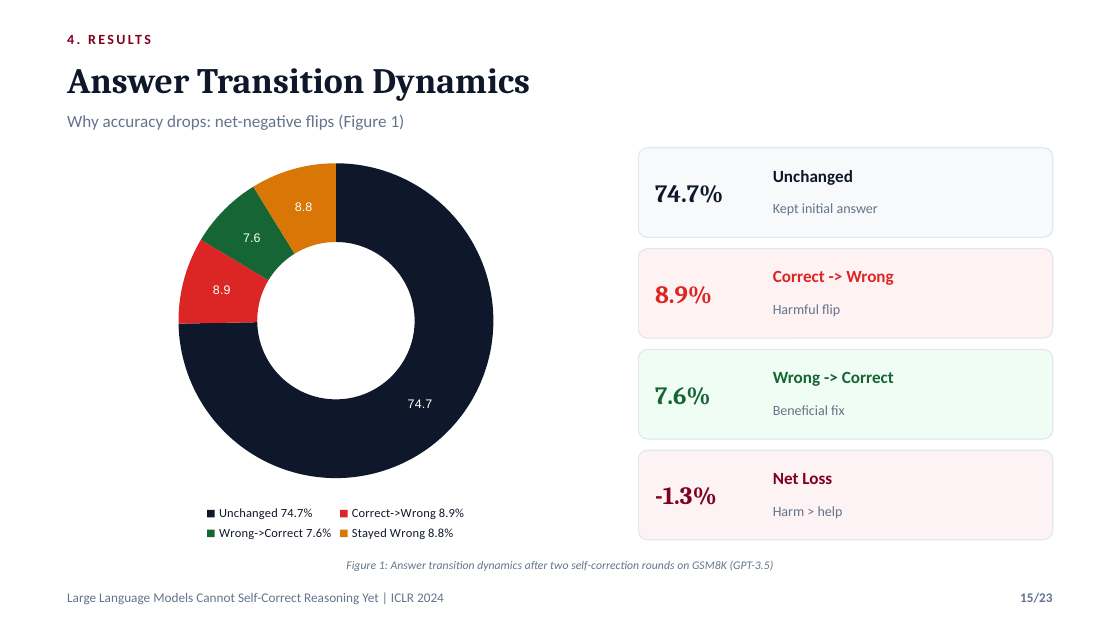
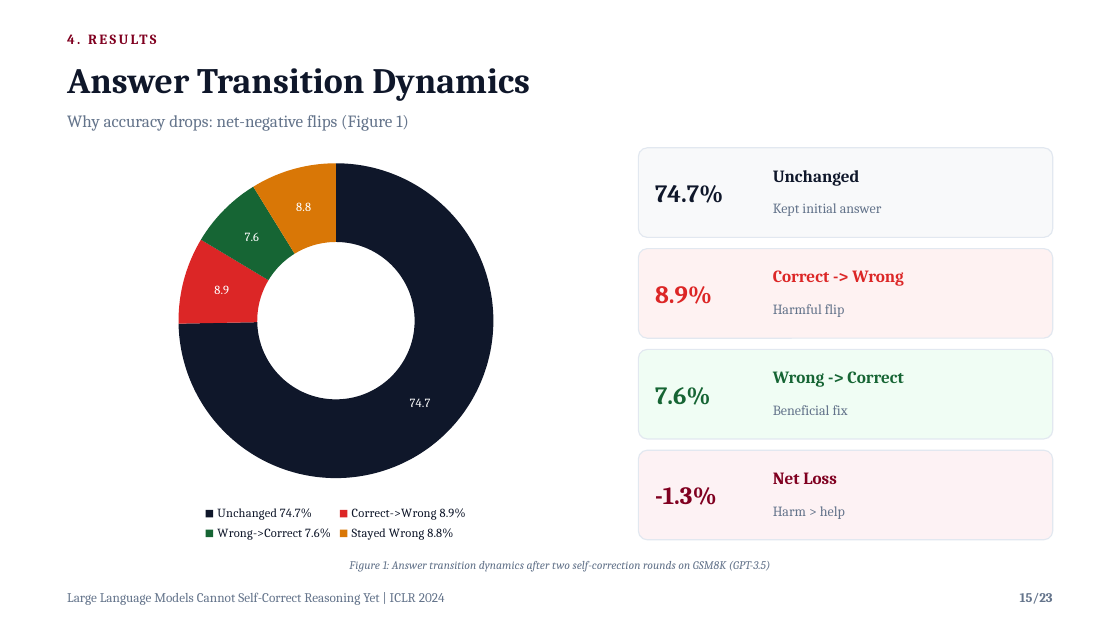
Before and after one commit to nafiskabbo/presentation, a slide deck: slide 15 of output/LLM_Self_Correction_ICLR2024_Group_Presentation-v9.pptx. Drawn at 1120x630 pixels with LibreOffice and Linux fonts; fonts in the diff are those of the drawing. Boxes give left, top, right and bottom in pixels: in the first picture for what was removed or moved away, otherwise in the second. Text is boxed around its words. In the diff, an @@ line names an element or a change of style, - is before the commit and + after.

Commit message:
style: limit to two fonts Cambria and Century Schoolbook
- BODY_FONT Cambria, TITLE_FONT Century Schoolbook only
- Charts use Cambria for legend and labels, no Arial/Calibri
- Keeps deck to 2-font system per request

```diff
--- a/output/LLM_Self_Correction_ICLR2024_Group_Presentation-v9.pptx
+++ b/output/LLM_Self_Correction_ICLR2024_Group_Presentation-v9.pptx
@@ doughnut chart at <box>67,148,605,545</box> @@
@@ legend changed @@
@@ font Calibri to Cambria in 13 elements at <box>67,34,75,44</box>, <box>67,115,409,131</box>, <box>773,170,860,186</box>, <box>773,203,881,216</box>, <box>773,270,904,286</box>, <box>773,304,844,317</box>, <box>773,371,903,387</box>, <box>773,405,848,415</box>, <box>773,472,837,484</box>, <box>773,506,845,519</box>, <box>349,561,771,572</box>, <box>67,592,445,605</box>, <box>1020,593,1053,604</box> @@
```
Also in this commit, not shown: 22 other slides changed, 1 other file.
